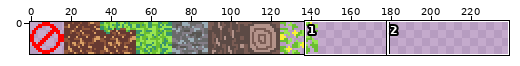
Two versions of one sprite sheet, romfs/gfx/texture_atlas.png. Above: a wide view before the commit, with the close-up outlined.
Close-up. The starting point:
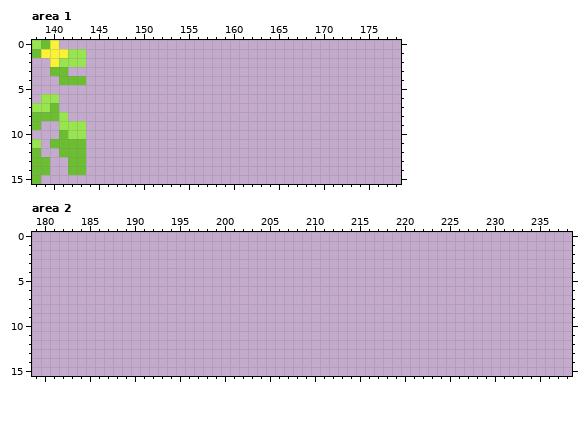
The file is 256x16 pixels. Shown: area 1: x 138..178, y 0..15; area 2: x 179..238, y 0..15. The wide view leaves out empty margins.
New version:
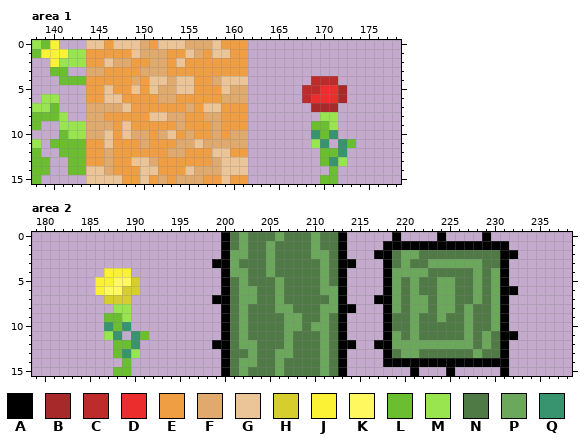
Palette (. is transparent): A #000000  B #a82929  C #bd2b2b  D #eb2d2d  E #f09e43  F #e0aa6e  G #ebc498  H #d6ce2d  J #fbf236  K #fff85e  L #6abe30  M #99e550  N #507a45  P #6ca85c  Q #37946e
Diff:
--- area 1
@@ x 138..178 @@
- 0 MLJ......................................
- 1 LJJJMM...................................
- 2 ..JMMM...................................
- 3 ..LL.....................................
- 4 ...LLL...................................
- 5 .........................................
- 6 .MM......................................
- 7 MML......................................
- 8 LLLM.....................................
- 9 L..MMM...................................
-10 ...LMM...................................
-11 M.LLLL...................................
-12 L..LLL...................................
-13 LL..LL...................................
-14 LL..LL...................................
-15 L........................................
+ 0 MLJ...GGEGGGFEGGGFFFGEEE.................
+ 1 LJJJMMEEEEEGFFFEEGFEGGEE.................
+ 2 ..JMMMEEGFFEEFFEGEEEEEEE.................
+ 3 ..LL..FFEEEEFFFEEEEEEEEE.................
+ 4 ...LLLEEEEEFEGGFGGEEFGGG.......CCC.......
+ 5 ......EEGEEGEGFFGGEEEGFF......CCDDB......
+ 6 .MM...EEGGEEEEFFEEEEEFFF......CDDDB......
+ 7 MML...FFFFGEEEEEEFEGGEEE.......BBB.......
+ 8 LLLM..FFEEEEEGGFFEEFFEEE........MM.......
+ 9 L..MMMFFFEGEEEEEFEEEFEEE.......LLM.......
+10 ...LMMFFGEGFFEFGEFEEFEFF.......QLQ.......
+11 M.LLLLEEGEEEFEEEFFGFFFFF.......MQ.QL.....
+12 L..LLLEEFEEEEEEFFEEEGGEE........LLQ......
+13 LL..LLEEFEEGGFEEEEEEFGGG........LQM......
+14 LL..LLGGFEEEGGEEEGFFFGGG.........L.......
+15 L.....GGGGEEGEFEFFFEEGEE........LL.......
--- area 2
@@ x 179..238 @@
- 0 ............................................................
- 1 ............................................................
- 2 ............................................................
- 3 ............................................................
- 4 ............................................................
- 5 ............................................................
- 6 ............................................................
- 7 ............................................................
- 8 ............................................................
- 9 ............................................................
-10 ............................................................
-11 ............................................................
-12 ............................................................
-13 ............................................................
-14 ............................................................
-15 ............................................................
+ 0 .....................ANPNNNPNNNPNNA.....A....A....A.........
+ 1 .....................ANPNNPNNNNPNNA....AAAAAAAAAAAAAA.......
+ 2 .....................APPNNPNNNNPPNA...AANPPNNNNNNNNNAA......
+ 3 ....................AAPNNNPNNNNNPNAA...ANPNNPPPPPPNNA.......
+ 4 ........JJJ..........APPNNPNNNNNPNA....APPPPNNNNNPNPA.......
+ 5 .......JJKKH.........ANPNNNPNNNNPNA....APNPNNPPNNPNPA.......
+ 6 .......JKKHH.........ANPPNNPNNNNPPA....APNPNNPPNNPNPAA......
+ 7 ........HHH.........AANPPNNPNNNNNPA...AAPNPPNPPNNPNPA.......
+ 8 .........MM..........ANPNNNPPNNNPPAA...APNPPNPPNPNNPA.......
+ 9 ........LLM..........ANPNNNNPPNNPNA....ANNPNNPNNPNNPA.......
+10 ........QLQ..........ANPNNNNPPNPPNA....ANNPNNNNNPNNPA.......
+11 ........MQ.QL........ANPNNNNPNNNPNA....APNPNNNNNPNPNAA......
+12 .........LLQ........AANPPNNNPNNNPNAA..AAPPPPPPPPPNPNA.......
+13 .........LQM.........ANNPNNPPNNNPNA....ANPPNNNNNNPNNA.......
+14 ..........L..........ANPPNNPNNNNPNA....AAAAAAAAAAAAAA.......
+15 .........LL..........ANPNNNPNNNNPNA.......A...A.....A.......
Where, in picture pixels (left, top, right, bottom), the same in both close-ups:
added: (86, 40, 248, 184)
added: (302, 76, 356, 184)
added: (212, 232, 518, 376)
added: (95, 268, 149, 376)
